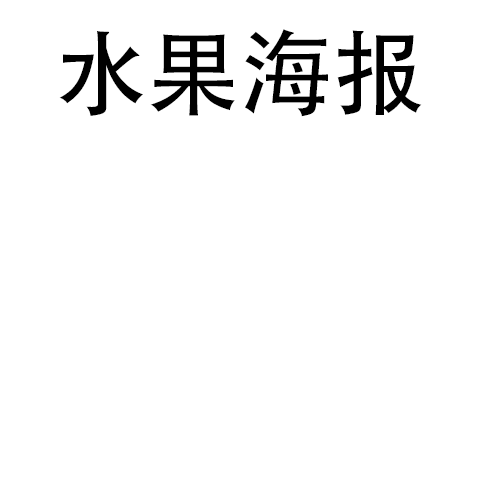
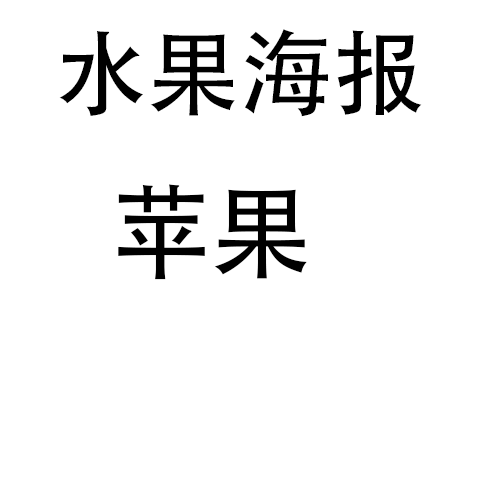
Before/after of a 480px x 480px layered artwork. What changed in the layer stack:
added layer "苹果" above "水果海报" over box(118, 184, 307, 280)
